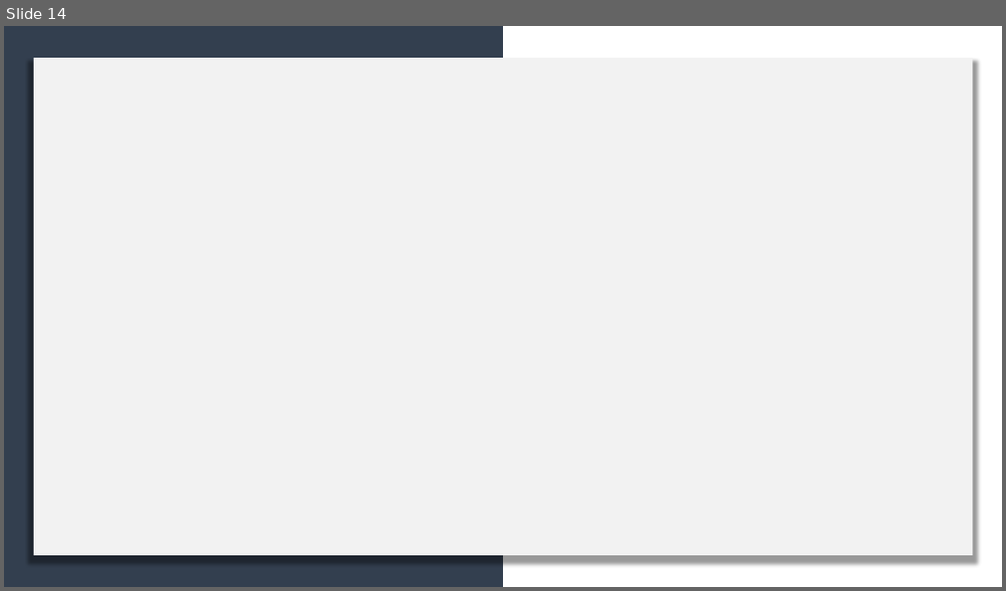
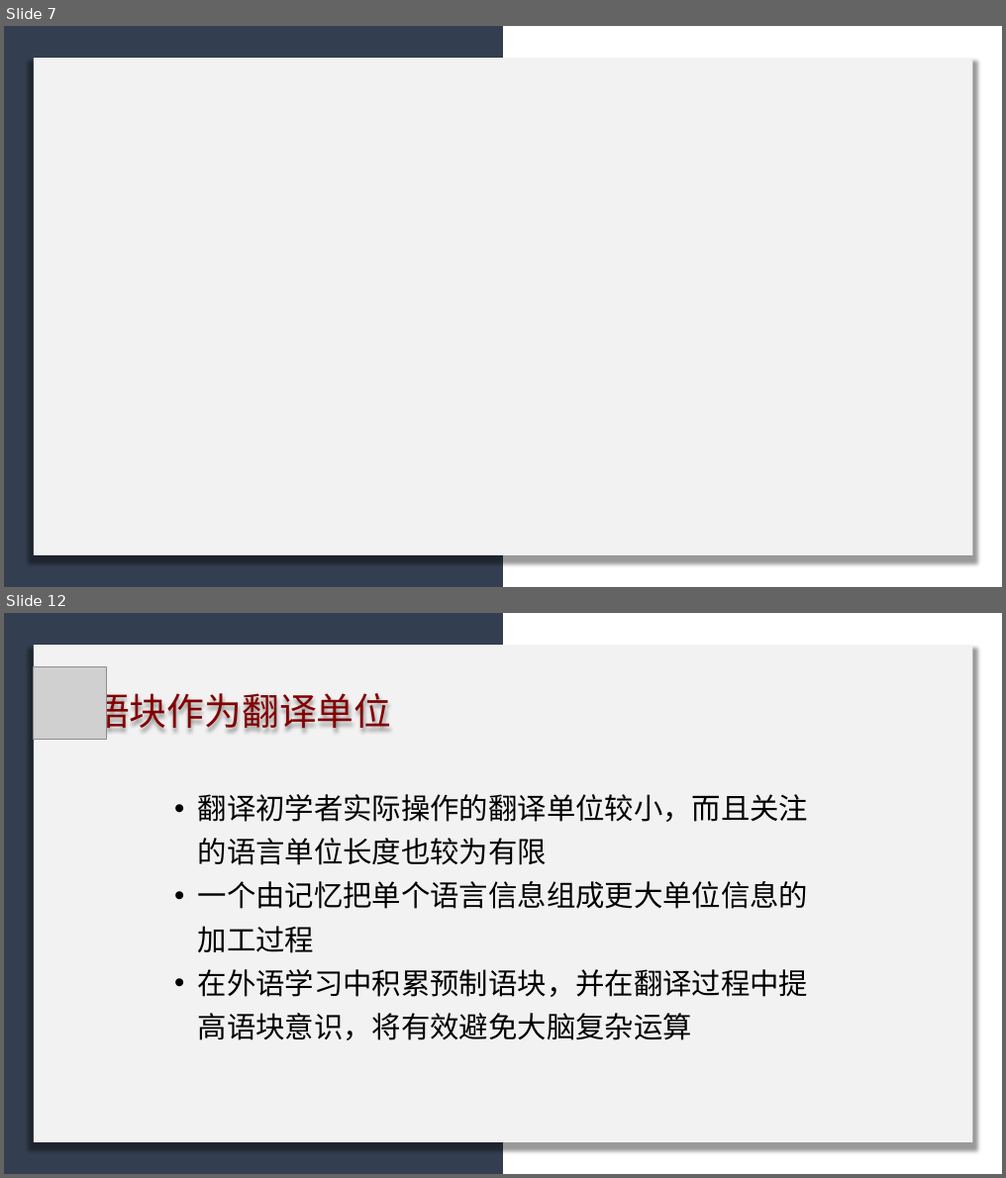
Before and after one commit to licheng0573/RosettaStone, a slide deck: 二组展示_10_24.pptx. Shown one above the other, each under a label of ours: slide 14 before the commit, slides 7 and 12 after it; the slides between them are not shown. The pictures are 1006x591 and 1006x1178 pixels, drawn with LibreOffice and Linux fonts; fonts in the diff are those of the drawing; grey boxes stand for pictures. Boxes give left, top, right and bottom in pixels: in the first picture for what was removed or moved away, otherwise in the second. Text is boxed around its words. In the diff, an @@ line names an element or a change of style, - is before the commit and + after.

```diff
--- a/二组展示_10_24.pptx
+++ b/二组展示_10_24.pptx
@@ slide 12 added at <box>4,613,1002,1174</box>, background #FFFFFF @@
@@ rectangle added at <box>4,613,503,1174</box>, fill #333F50 @@
@@ rectangle added at <box>33,646,973,1143</box>, fill #F2F2F2 @@
@@ picture added at <box>33,666,106,740</box> @@
@@ text added at <box>92,687,391,736</box>, 36 pt, text #820000 @@
+语块作为翻译单位
@@ text added at <box>198,794,809,1041</box>, 28 pt, text #000000 @@
+• 翻译初学者实际操作的翻译单位较小，而且关注的语言单位长度也较为有限
+• 一个由记忆把单个语言信息组成更大单位信息的加工过程
+• 在外语学习中积累预制语块，并在翻译过程中提高语块意识，将有效避免大脑复杂运算
@@ what was slide 14 is now slide 7 @@
```
Also in this commit, not shown: 10 slides changed, 9 other slides added, 8 slides removed, 2 other files.
